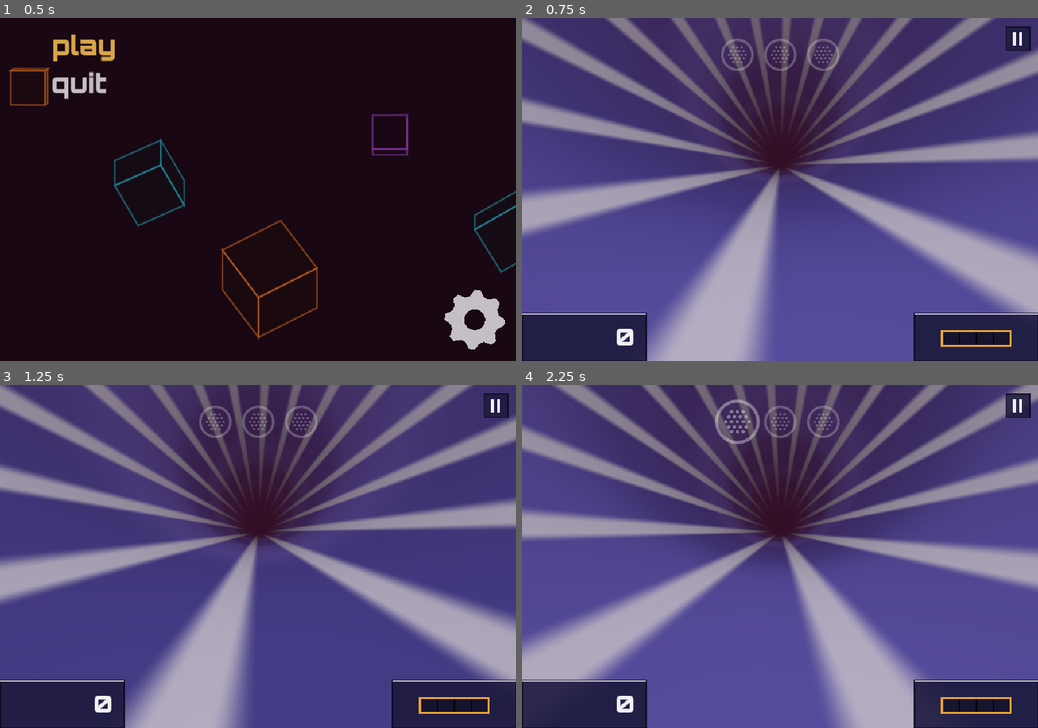
Above: before the commit, frames 1-4 (two rows, left to right).
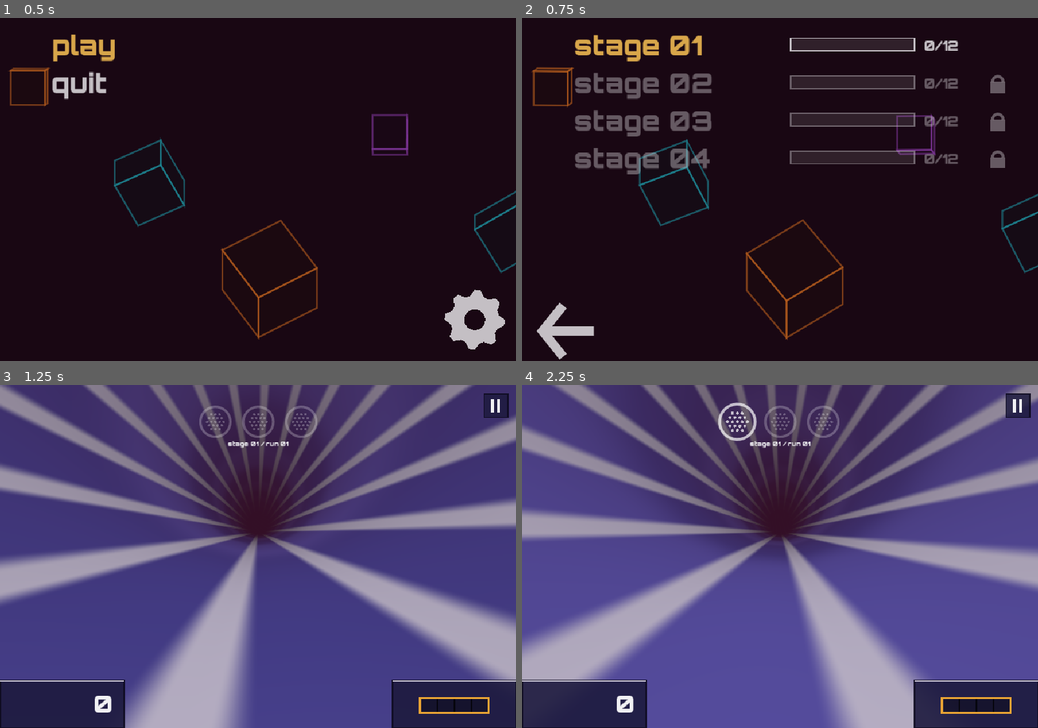
Above: after the commit, the same moments.

Repository: nhermosilla14/xpeedy
Game: Godot game, scene res://src/main.tscn
Same seed, same stepped clock (60 frames per second), same inputs: the game is played once before the commit and once after it.
Inputs (mouse positions are in pixels of both pictures, inside the frame that each line leads up to):
- Up to frame 1 (0.5 s): no input
- Up to frame 2 (0.75 s): tap Enter (ui_accept) at 0.5 s; hold Right (steer_right) from 0.53 s (still down); tap Space (fire) at 0.6 s; click (780, 189) at 0.67 s
- Up to frame 3 (1.25 s): keep holding Right (steer_right); tap Enter (ui_accept) at 0.77 s
- Up to frame 4 (2.25 s): release Right (steer_right) at 1.28 s; hold Down (ui_down) 1.28-2.03 s; tap Space (fire) at 1.35, 2.1 s; click (780, 556) at 1.42 s; tap Enter (ui_accept) at 1.52 s; move the mouse to (831, 481) at 2.02 s; hold Right (steer_right) from 2.03 s (still down)

Frame 1 is identical in both runs. In frame 2, 99% of the frame differs, in the area x 0-100%, y 0-100%; in frame 3, 0.1%; in frame 4, 0.7%.

Commit message:
Slice 0036: mode and stage menus, race flow, run finished and stage finished panels (intent 0009 done)

Diff:
--- a/src/core/launch_options.gd
+++ b/src/core/launch_options.gd
@@ -29,7 +29,7 @@
 var difficulty_given := false
 ## Do not show the menu: start a run directly.
 var no_menu := false
-## "main", "difficulty" or "settings": open the menu on that page (for screenshots).
+## "main", "mode", "difficulty", "stages" or "settings": open the menu on that page (for screenshots).
 var screen := ""
 ## Skip the start sequence (tests and debugging).
 var no_countdown := false
--- a/src/main.gd
+++ b/src/main.gd
@@ -10,6 +10,8 @@
 
 ## Seconds after a crash before the Game Over panel shows (the flash plays first).
 const GAME_OVER_DELAY := 1.0
+## Seconds after finishing a race before its panel shows (the flash plays first).
+const FINISH_DELAY := 1.0
 ## Camera shake of a roller landing nearby (doc 04).
 const STOMP_SECONDS := 0.1
 
@@ -29,6 +31,7 @@
 var _best := PersonalBest.new()
 var _plain := false
 var _over_shown := false
+var _finish_wait := 0.0
 var _in_menu := false
 var _settings := Settings.new()
 ## Stage mode (ADR 0025): the stage (1-4, 0 for Survival) and race (1-12) being played, the catalogue and the
@@ -51,6 +54,7 @@
 @onready var _tint: ColorRect = $Hud/Tint
 @onready var _glow: ColorRect = $Hud/Glow
 @onready var _banner: Label = $Hud/Banner
+@onready var _race_label: Label = $Hud/RaceLabel
 @onready var _frame_stats: FrameStats = $FrameStats
 
 
@@ -68,17 +72,23 @@
 	_fps.visible = options.fps or options.benchmark
 	UiFont.apply(_fps, 10)
 	UiFont.apply(_banner, 14, Color(1.0, 0.9, 0.6))
+	UiFont.apply(_race_label, 12)
 	_status.pause_pressed.connect(_toggle_pause)
 	_status.fire_pressed.connect(_fire)
 	_screen.chosen.connect(_on_choice)
 	_frame_stats.extra = _state_text
 	_menu.settings = _settings
+	_menu.progress = _progress
+	_menu.race_requested.connect(func(s: int) -> void: start_race(s, _progress.next_race(s)))
+	_menu.restart_stage_requested.connect(func(s: int) -> void:
+		_progress.restart(s)
+		start_race(s, 1))
 	InputLayout.apply(_settings.layout)
 	_menu.play_requested.connect(_on_play_requested)
 	_menu.quit_requested.connect(get_tree().quit)
 	difficulty = options.difficulty if Difficulty.is_valid(options.difficulty) else Difficulty.STANDARD
 	if start_in_menu and options.starts_in_menu():
-		enter_menu({"difficulty": MenuController.Page.DIFFICULTY, "settings": MenuController.Page.SETTINGS}.get(options.screen, MenuController.Page.MAIN))
+		enter_menu({"difficulty": MenuController.Page.DIFFICULTY, "settings": MenuController.Page.SETTINGS, "mode": MenuController.Page.MODE, "stages": MenuController.Page.STAGES}.get(options.screen, MenuController.Page.MAIN))
 	elif options.race.contains("-"):
 		start_race(options.race.get_slice("-", 0).to_int(), options.race.get_slice("-", 1).to_int())
 	else:
@@ -104,7 +114,7 @@
 
 func _set_menu_visible(menu: bool) -> void:
 	_in_menu = menu
-	for node in [_tunnel, _obstacles, _explosions, _status, _lights, $Hud/Flash, _tint, _glow]:
+	for node in [_tunnel, _obstacles, _explosions, _status, _lights, $Hud/Flash, _tint, _glow, _race_label]:
 		node.visible = not menu
 	_menu.visible = menu
 
@@ -150,9 +160,10 @@
 	_screen.close()
 	_paused = false
 	_over_shown = false
+	_finish_wait = 0.0
 	_restart_wait = 0.0
 	if _plain:
-		_status.show_best(_best.get_best(PersonalBest.key(difficulty)))
+		_status.show_best(_progress.best(stage) if stage > 0 else _best.get_best(PersonalBest.key(difficulty)))
 	print("[run] seed=%d" % run_seed)
 	_refresh_view(0.0)
 
@@ -160,6 +171,9 @@
 func _physics_process(delta: float) -> void:
 	if _in_menu:
 		_menu.poll()
+		return
+	if _run.finished:
+		_handle_finished(delta)
 		return
 	if _track.crashed:
 		if _handle_game_over_input():
@@ -194,11 +208,40 @@
 		_screen.move_selection(-1)
 	elif Input.is_action_just_pressed("ui_accept"):
 		_on_choice(_screen.selected)
-	elif Input.is_action_just_pressed("restart"):
-		start_run(_track.seed_value + 1)
+	elif Input.is_action_just_pressed("restart") and not _run.finished:
+		_retry()
 	else:
 		return false
 	return true
+
+
+## Starts the current run again: the same race of a stage (with its running score), or a new Survival run.
+func _retry() -> void:
+	if stage > 0:
+		start_race(stage, race)
+	else:
+		start_run(_track.seed_value + 1)
+
+
+## A finished race: after the flash, the "run finished" or "stage finished" panel (ADR 0025).
+func _handle_finished(delta: float) -> void:
+	_finish_wait += delta
+	if _finish_wait >= FINISH_DELAY and not _over_shown and options.is_plain_run() and stage > 0:
+		_over_shown = true
+		var lines: Array[String] = ["score: %d" % _run.score]
+		var choices: Array[String] = ["next run", "main menu"]
+		var title := "run finished"
+		if race >= StageProgress.RACES:
+			title = "stage finished"
+			lines.append("personal best: %d" % _progress.best(stage))
+			choices = ["main menu"]
+		_screen.open(title, lines, choices)
+	if _screen.visible:
+		if Input.is_action_just_pressed("ui_cancel"):
+			enter_menu(MenuController.Page.MAIN)
+		else:
+			_navigate_panel()
+	_refresh_view(0.0)
 
 
 ## After a crash: before the panel shows, restart restarts at once; with the panel, it is navigated and
@@ -244,12 +287,17 @@
 			0:
 				_toggle_pause()
 			1:
-				start_run(_track.seed_value + 1)
+				_retry()
 			_:
 				enter_menu(MenuController.Page.MAIN)
+	elif _run.finished:
+		if index == 0 and race < StageProgress.RACES:
+			start_race(stage, race + 1)
+		else:
+			enter_menu(MenuController.Page.MAIN)
 	elif _track.crashed:
 		if index == 0:
-			start_run(_track.seed_value + 1)
+			_retry()
 		else:
 			enter_menu(MenuController.Page.MAIN)
 
@@ -259,9 +307,14 @@
 	if not (_plain and _track.crashed) or _over_shown or _track.crash_time < GAME_OVER_DELAY:
 		return
 	_over_shown = true
-	var key := PersonalBest.key(difficulty)
-	_best.submit(key, _run.score)
-	_screen.open("game over", ["score: %d" % _run.score, "personal best: %d" % _best.get_best(key)] as Array[String],
+	var best_line := ""
+	if stage > 0:
+		best_line = "stage best: %d" % _progress.best(stage)
+	else:
+		var key := PersonalBest.key(difficulty)
+		_best.submit(key, _run.score)
+		best_line = "personal best: %d" % _best.get_best(key)
+	_screen.open("game over", ["score: %d" % _run.score, best_line] as Array[String],
 		["new game", "main menu"] as Array[String])
 
 
@@ -388,6 +441,8 @@
 	_status.update(_run)
 	_lights.update(_run)
 	_tint.visible = _run.dilation_left > 0.0
+	_race_label.visible = stage > 0 and _run.phase == SurvivalRun.Phase.STARTING
+	_race_label.text = "stage %02d / run %02d" % [stage, race]
 	_refresh_zone()
 	_explosions.set_time(_clock.time)
 	_camera.follow(_track, dt)
--- a/src/main.tscn
+++ b/src/main.tscn
@@ -74,6 +74,17 @@
 offset_bottom = 120.0
 horizontal_alignment = 1
 
+[node name="RaceLabel" type="Label" parent="Hud"]
+visible = false
+anchors_preset = 5
+anchor_left = 0.5
+anchor_right = 0.5
+offset_left = -150.0
+offset_right = 150.0
+offset_top = 100.0
+offset_bottom = 130.0
+horizontal_alignment = 1
+
 [node name="Status" type="Control" parent="Hud"]
 layout_mode = 3
 anchors_preset = 15
--- a/src/view/menu_controller.gd
+++ b/src/view/menu_controller.gd
@@ -1,12 +1,16 @@
 class_name MenuController
 extends Control
-## The menu pages and the way between them (ADR 0018): main, difficulty and, later, settings. It reads the
+## The menu pages and the way between them (ADR 0018, 0025): main, mode, difficulty, stages, the restart
+## question and settings. It reads the
 ## navigation actions when `poll` is called and only emits names; it knows nothing of the game.
 
 signal play_requested(difficulty: String)
 signal quit_requested
+## A stage was chosen (it starts its next unfinished race), or its restart was confirmed.
+signal race_requested(stage: int)
+signal restart_stage_requested(stage: int)
 
-enum Page { MAIN, DIFFICULTY, SETTINGS }
+enum Page { MAIN, DIFFICULTY, SETTINGS, MODE, STAGES, RESTART }
 
 ## The Quit item is hidden where programs do not quit (Android, web).
 var can_quit := not (OS.has_feature("mobile") or OS.has_feature("web"))
@@ -14,11 +18,14 @@
 var preferred_difficulty := Difficulty.STANDARD
 ## The settings the Settings page edits; the owner sets it.
 var settings := Settings.new()
+## The stage progress the stage list shows (bars, padlocks); the owner sets it.
+var progress := StageProgress.new()
 
 var _stack: Array[Page] = []
 var _backdrop := MenuBackdrop.new()
 var _screen := MenuScreen.new()
 var _main_items: Array[String] = []
+var _pending_stage := 0
 
 
 func _ready() -> void:
@@ -31,10 +38,13 @@
 	_screen.gear_pressed.connect(_open_settings)
 
 
-## Shows the page `page`, with the pages before it on the way back (difficulty is reached from main).
+## Shows the page `page`, with the pages before it on the way back (difficulty and stages are reached from
+## the mode page, which is reached from main).
 func open(page: Page) -> void:
 	_stack.clear()
 	_stack.append(Page.MAIN)
+	if page == Page.DIFFICULTY or page == Page.STAGES:
+		_stack.append(Page.MODE)
 	if page != Page.MAIN:
 		_stack.append(page)
 	_show_top()
@@ -96,6 +106,21 @@
 			for key in Difficulty.keys():
 				items.append({"text": key, "colour": Difficulty.colour(key), "triangles": Difficulty.triangles(key)})
 			_screen.show_items(items, true, false, Difficulty.keys().find(preferred_difficulty))
+		Page.MODE:
+			items.append({"text": "single"})
+			items.append({"text": "survival"})
+			_screen.show_items(items, true, false)
+		Page.STAGES:
+			for stage in range(1, StageProgress.STAGES + 1):
+				items.append({"text": "stage %02d" % stage,
+					"progress": float(progress.done(stage)) / StageProgress.RACES,
+					"count": "%d/%d" % [progress.done(stage), StageProgress.RACES],
+					"locked": not progress.is_unlocked(stage)})
+			_screen.show_items(items, true, false, selected_item)
+		Page.RESTART:
+			items.append({"text": "restart stage %02d" % _pending_stage})
+			items.append({"text": "keep it"})
+			_screen.show_items(items, true, false, 1)
 		Page.SETTINGS:
 			items.append({"text": "invert: %s" % ("on" if settings.invert else "off")})
 			items.append({"text": "buttons: %s" % settings.layout})
@@ -111,12 +136,30 @@
 	match _stack.back():
 		Page.MAIN:
 			if _main_items[index] == "play":
-				_stack.append(Page.DIFFICULTY)
+				_stack.append(Page.MODE)
 				_show_top()
 			else:
 				quit_requested.emit()
+		Page.MODE:
+			_stack.append(Page.STAGES if index == 0 else Page.DIFFICULTY)
+			_show_top()
 		Page.DIFFICULTY:
 			play_requested.emit(Difficulty.keys()[index])
+		Page.STAGES:
+			var stage := index + 1
+			if not progress.is_unlocked(stage):
+				return
+			if progress.is_complete(stage):
+				_pending_stage = stage
+				_stack.append(Page.RESTART)
+				_show_top()
+			else:
+				race_requested.emit(stage)
+		Page.RESTART:
+			if index == 0:
+				restart_stage_requested.emit(_pending_stage)
+			else:
+				back()
 		Page.SETTINGS:
 			if index == 0:
 				settings.invert = not settings.invert
--- a/src/view/menu_screen.gd
+++ b/src/view/menu_screen.gd
@@ -14,7 +14,8 @@
 const SELECTED_COLOUR := Color("D8A64A")
 const BADGE_TRIANGLE := Color(0.1, 0.08, 0.1, 0.85)
 
-## Each item: {"text": String} and optionally {"colour": Color, "triangles": int} for a round badge.
+## Each item: {"text": String} and optionally {"colour": Color, "triangles": int} for a round badge, or
+## {"progress": float 0-1, "count": String, "locked": bool} for a stage: a progress bar and a padlock when locked.
 var items: Array[Dictionary] = []
 var has_back := false
 var has_gear := false
@@ -111,16 +112,39 @@
 	for i in items.size():
 		var rect := _item_rect(i)
 		var colour := SELECTED_COLOUR if i == _pressed or (_pressed < 0 and i == selected) else TEXT_COLOUR
+		if items[i].get("locked", false):
+			colour = Color(colour, 0.45)
 		var x := _left()
 		if items[i].has("triangles"):
 			_draw_badge(Vector2(x + h * 0.45, rect.position.y + h * 0.5), h * 0.42, items[i]["colour"], items[i]["triangles"])
 			x += h * 1.05
 		draw_string(font, Vector2(x, rect.position.y + h * 0.78), items[i]["text"],
 			HORIZONTAL_ALIGNMENT_LEFT, -1.0, font_size, colour)
+	for i in items.size():
+		if items[i].has("progress"):
+			_draw_progress(i)
 	if has_back:
 		_draw_back(_back_rect(), SELECTED_COLOUR if is_back_selected() or _pressed == back_index() else TEXT_COLOUR)
 	if has_gear:
 		_draw_gear(_gear_rect(), SELECTED_COLOUR if is_gear_selected() or _pressed == gear_index() else TEXT_COLOUR)
+
+
+## A stage's progress bar, its count and, when locked, a padlock (doc 11).
+func _draw_progress(i: int) -> void:
+	var h := _item_height()
+	var rect := _item_rect(i)
+	var bar := Rect2(size.x * 0.52, rect.position.y + h * 0.32, size.x * 0.24, h * 0.34)
+	var locked: bool = items[i].get("locked", false)
+	var tone := Color(TEXT_COLOUR, 0.45) if locked else TEXT_COLOUR
+	draw_rect(bar, Color(1, 1, 1, 0.1))
+	draw_rect(Rect2(bar.position, Vector2(bar.size.x * float(items[i]["progress"]), bar.size.y)), SELECTED_COLOUR if not locked else tone)
+	draw_rect(bar, tone, false, maxf(1.0, size.y / 320.0))
+	draw_string(UiFont.get_font(), Vector2(bar.end.x + h * 0.25, rect.position.y + h * 0.66), items[i].get("count", ""),
+		HORIZONTAL_ALIGNMENT_LEFT, -1.0, int(h * 0.36), tone)
+	if locked:
+		var c := Vector2(bar.end.x + h * 2.2, rect.position.y + h * 0.5)
+		draw_rect(Rect2(c + Vector2(-h * 0.2, -h * 0.02), Vector2(h * 0.4, h * 0.3)), tone)
+		draw_arc(c + Vector2(0.0, -h * 0.02), h * 0.14, PI, TAU, 12, tone, maxf(2.0, h * 0.06), true)
 
 
 func _draw_badge(centre: Vector2, radius: float, colour: Color, triangles: int) -> void:
--- a/tests/e2e_menus.gd
+++ b/tests/e2e_menus.gd
@@ -41,8 +41,12 @@
 				if menu.current_page() != MenuController.Page.MAIN or menu.page_item_texts()[0] != "play":
 					_errors.append("the main page is wrong: %s" % [menu.page_item_texts()])
 				menu.activate()
+				if menu.current_page() != MenuController.Page.MODE or menu.page_item_texts() != (["single", "survival"] as Array[String]):
+					_errors.append("play did not open the mode page")
+				menu.move(1)
+				menu.activate()
 				if menu.current_page() != MenuController.Page.DIFFICULTY:
-					_errors.append("play did not open the difficulty page")
+					_errors.append("survival did not open the difficulty page")
 				_phase = Phase.DIFFICULTY
 				_ticks = 0
 		Phase.DIFFICULTY:
@@ -79,12 +83,17 @@
 				if not menu.visible or menu.current_page() != MenuController.Page.MAIN or _main.get("_run") != null:
 					_errors.append("pause > main menu did not return to the main page")
 				menu.activate()
+				menu.move(1)
+				menu.activate()
 				if menu.selected_index() != 3:
 					_errors.append("the difficulty menu did not preselect the last difficulty")
 				_action("ui_cancel", true)
 			if _ticks == 6:
 				_action("ui_cancel", false)
 			if _ticks == 9:
+				if menu.current_page() != MenuController.Page.MODE:
+					_errors.append("back did not return to the mode page")
+				menu.back()
 				if menu.current_page() != MenuController.Page.MAIN:
 					_errors.append("back did not return to the main page")
 				menu.move(2)
@@ -93,6 +102,8 @@
 					_errors.append("the gear did not open settings")
 				menu.activate()
 				menu.back()
+				menu.activate()
+				menu.move(1)
 				menu.activate()
 				menu.move(-2)
 				menu.activate()
--- a/tests/e2e_races.gd
+++ b/tests/e2e_races.gd
@@ -18,6 +18,7 @@
 	_main = load("res://src/main.tscn").instantiate()
 	_main.set("countdown_enabled", false)
 	_main.set("start_in_menu", false)
+	_main.set("obstacles_enabled", false)
 	root.add_child(_main)
 	DirAccess.remove_absolute(ProjectSettings.globalize_path(PATH))
 	_main.set("_progress", StageProgress.new(PATH))
--- /dev/null
+++ b/tests/e2e_stage_flow.gd
@@ -0,0 +1,143 @@
+extends SceneTree
+## End-to-end check for slice 0036 through the real scene: play, single, the stage list with locks, stage 1
+## starts race 1 with its label; finishing opens "run finished" and "next run" starts race 2 with the running
+## score; a crash opens Game Over and "new game" retries the same race; a completed stage asks before it
+## restarts; the last race opens "stage finished".
+
+enum Phase { MENU, RACE1, FINISH1, NEXT, CRASH, RETRY, RESTART, LAST, DONE }
+
+const PATH := "user://e2e_stage_flow.cfg"
+
+var _main: Node
+var _phase := Phase.MENU
+var _ticks := 0
+var _errors: PackedStringArray = []
+
+
+func _initialize() -> void:
+	_main = load("res://src/main.tscn").instantiate()
+	_main.set("options", LaunchOptions.parse(PackedStringArray([])))
+	_main.set("obstacles_enabled", false)
+	root.add_child(_main)
+	DirAccess.remove_absolute(ProjectSettings.globalize_path(PATH))
+	var progress := StageProgress.new(PATH)
+	_main.set("_progress", progress)
+	_main.get_node("Hud/Menu").set("progress", progress)
+
+
+func _force_racing(run: SurvivalRun, segment: float) -> void:
+	run.phase = SurvivalRun.Phase.RACING
+	run.track.ramp_held = false
+	run.track.segment = segment
+	run.track.elapsed = 5.0
+	run.track.p = 1.0 - 7.5 / 8.0
+
+
+func _physics_process(_delta: float) -> bool:
+	_ticks += 1
+	var menu: MenuController = _main.get_node("Hud/Menu")
+	var screen: ScreenPanel = _main.get_node("Hud/Screen")
+	var label: Label = _main.get_node("Hud/RaceLabel")
+	var progress: StageProgress = _main.get("_progress")
+	var run: SurvivalRun = _main.get("_run")
+	match _phase:
+		Phase.MENU:
+			if _ticks == 2:
+				menu.activate()
+				menu.activate()
+				if menu.current_page() != MenuController.Page.STAGES or menu.page_item_texts().size() != 4:
+					_errors.append("single did not open four stages: %s" % [menu.page_item_texts()])
+				menu.move(1)
+				menu.activate()
+				if menu.current_page() != MenuController.Page.STAGES or _main.get("_run") != null:
+					_errors.append("a locked stage was started")
+				menu.move(-1)
+				menu.activate()
+				_phase = Phase.RACE1
+				_ticks = 0
+		Phase.RACE1:
+			if _ticks == 2:
+				if run == null or _main.get("stage") != 1 or _main.get("race") != 1:
+					_errors.append("stage 1 did not start race 1")
+					return _finish()
+				if not label.visible or label.text != "stage 01 / run 01":
+					_errors.append("the race label is wrong: '%s'" % label.text)
+				_force_racing(run, 495.0)
+				_phase = Phase.FINISH1
+				_ticks = 0
+		Phase.FINISH1:
+			if _ticks == 100:
+				if not run.finished or progress.done(1) != 1:
+					_errors.append("race 1 did not finish and save")
+				if not screen.visible or screen.title != "run finished" or screen.choices.size() != 2:
+					_errors.append("no 'run finished' panel")
+				_main.call("_on_choice", 0)
+				_phase = Phase.NEXT
+				_ticks = 0
+		Phase.NEXT:
+			if _ticks == 2:
+				if _main.get("race") != 2 or run.score != progress.score(1) or run.finished:
+					_errors.append("'next run' did not start race 2 with the running score")
+				run.obstacles.add(Obstacle.make(int(run.track.segment) + 3, 7, Obstacle.Kind.CUBE, 0))
+				_force_racing(run, 100.0)
+				run.obstacles.add(Obstacle.make(103, 7, Obstacle.Kind.CUBE, 0))
+				_phase = Phase.CRASH
+				_ticks = 0
+		Phase.CRASH:
+			if _ticks == 150:
+				if not run.track.crashed or not screen.visible or screen.title != "game over":
+					_errors.append("no Game Over panel after the crash")
+				if progress.score(1) != 0 or progress.done(1) != 1:
+					_errors.append("the crash did not reset the score and keep the progress")
+				_main.call("_on_choice", 0)
+				_phase = Phase.RETRY
+				_ticks = 0
+		Phase.RETRY:
+			if _ticks == 2:
+				if _main.get("race") != 2 or (_main.get("_run") as SurvivalRun).track.crashed or (_main.get("_run") as SurvivalRun).score != 0:
+					_errors.append("'new game' did not retry race 2 from 0")
+				for race in range(1, 13):
+					progress.finish_race(1, race, 1000)
+				_main.call("enter_menu", MenuController.Page.STAGES)
+				menu.activate()
+				if menu.current_page() != MenuController.Page.RESTART:
+					_errors.append("a completed stage did not ask about restarting")
+				menu.move(1)
+				menu.activate()
+				if menu.current_page() != MenuController.Page.STAGES:
+					_errors.append("'keep it' did not go back")
+				menu.activate()
+				menu.move(-1)
+				menu.activate()
+				_phase = Phase.RESTART
+				_ticks = 0
+		Phase.RESTART:
+			if _ticks == 2:
+				if progress.done(1) != 0 or _main.get("race") != 1 or _main.get("stage") != 1:
+					_errors.append("restarting did not reset the stage and start race 1")
+				_main.call("start_race", 1, 12)
+				_phase = Phase.LAST
+				_ticks = 0
+		Phase.LAST:
+			if _ticks == 2:
+				_force_racing(_main.get("_run"), 1550.0 if false else float((_main.get("_run") as SurvivalRun).config.run_length - 5))
+			if _ticks == 100:
+				if not screen.visible or screen.title != "stage finished" or screen.choices.size() != 1:
+					_errors.append("no 'stage finished' panel")
+				return _finish()
+	if _ticks > 400:
+		_errors.append("timed out in phase %s" % Phase.keys()[_phase])
+		return _finish()
+	return false
+
+
+func _finish() -> bool:
+	DirAccess.remove_absolute(ProjectSettings.globalize_path(PATH))
+	if _errors.is_empty():
+		print("  ok    e2e stage flow (stages, locks, race label, finished and game over panels, restart)")
+		quit(0)
+	else:
+		for e in _errors:
+			print("  FAIL  e2e stage flow: %s" % e)
+		quit(1)
+	return true
Not shown, added: tests/e2e_stage_flow.gd.uid
Not shown, changed: docs/architecture.md
Not shown, changed: docs/intent/0009-stage-mode.md
Not shown, changed: docs/slices/0036-stage-menus-and-race-flow.md
